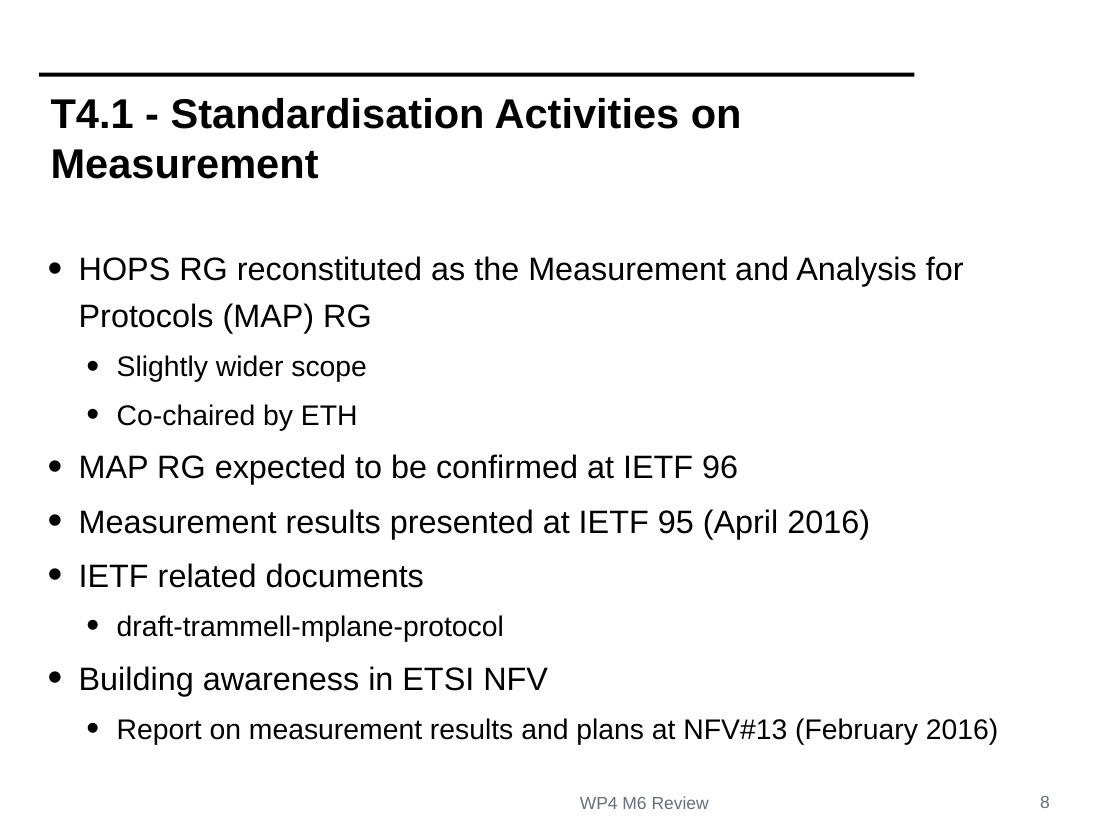
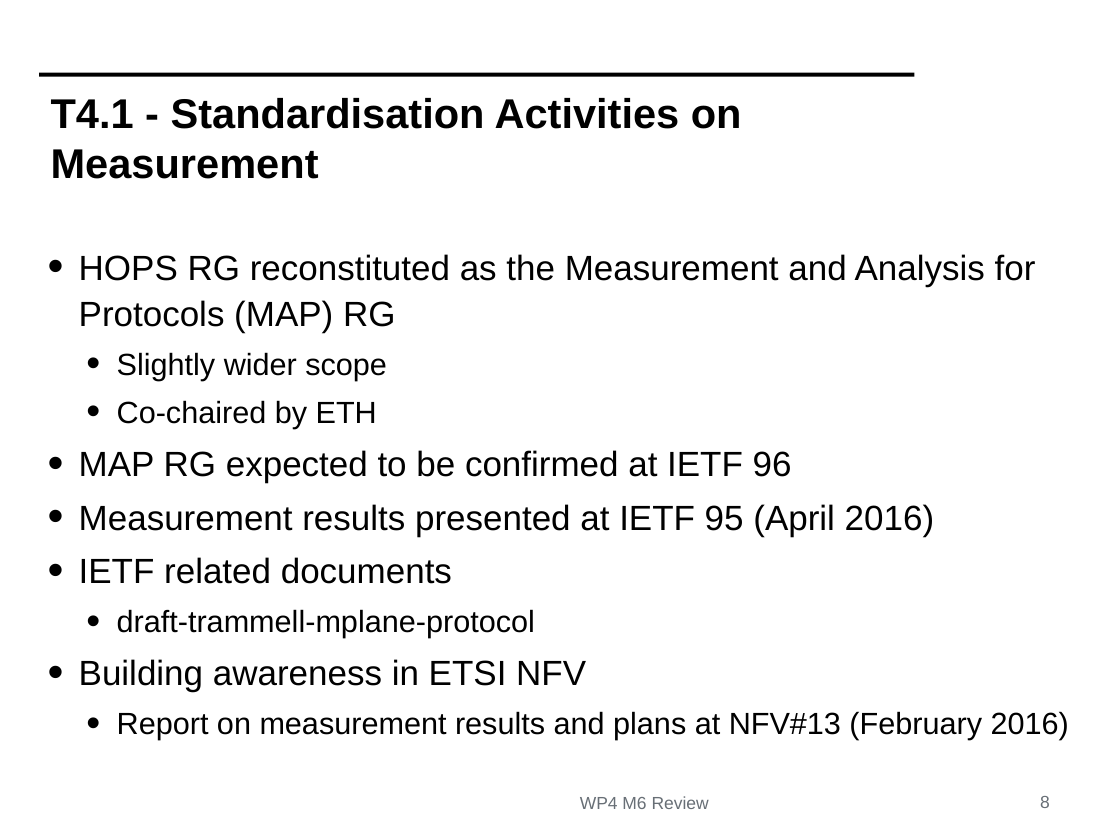
Before and after one commit to mami-project/roadshows, a slide deck: slide 8 of review1/WP4-ReviewM6.pptx. Drawn at 1120x840 pixels with LibreOffice and Linux fonts; fonts in the diff are those of the drawing; background and template pictures are left out. Boxes give left, top, right and bottom in pixels: in the first picture for what was removed or moved away, otherwise in the second. Text is boxed around its words. In the diff, an @@ line names an element or a change of style, - is before the commit and + after.

```diff
--- a/review1/WP4-ReviewM6.pptx
+++ b/review1/WP4-ReviewM6.pptx
@@ text "HOPS RG reconstituted as the ..." at box(79, 254, 1069, 740): size 29.6 to 32 pt in "HOPS RG reconstituted as the Measurement and ...", "MAP RG expected to be confirmed at ...", "Measurement results presented at IETF 95 (April ...", "IETF related documents" and 1 more places; size 25.9 to 28 pt in "Slightly wider scope", "Co-chaired by ETH", "draft-trammell-mplane-protocol", "Report on measurement results and plans at ..."; line spacing 1.2 to 1.1 @@
```
Also in this commit, not shown: 2 other slides changed, 1 slide added.
